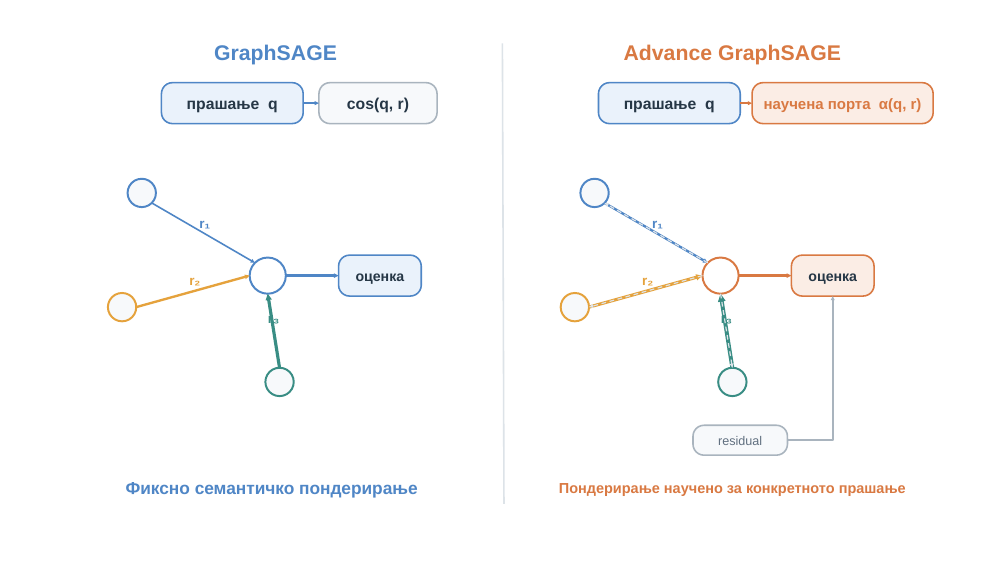
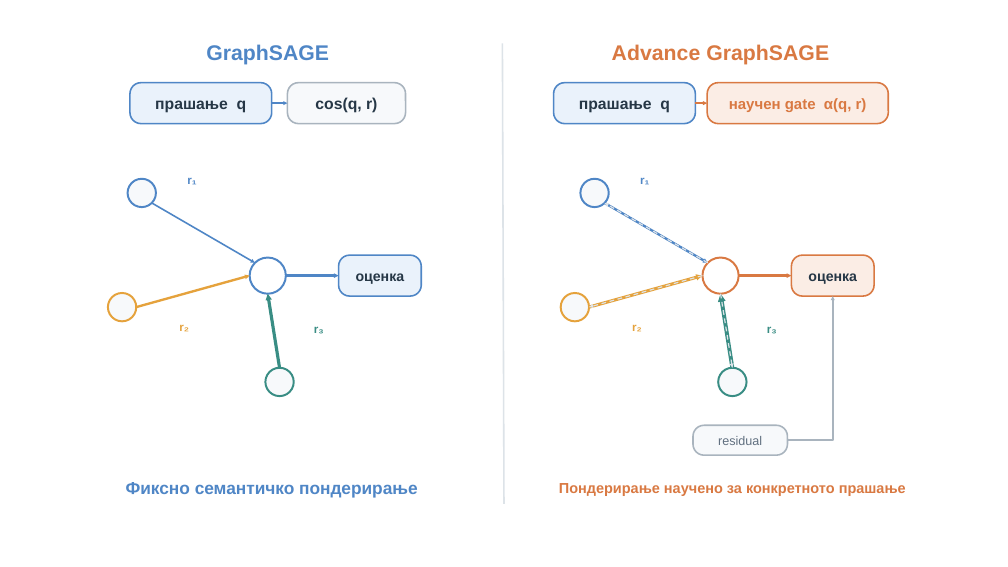
Before and after one commit to Itonkdong/graphragx, a slide deck: slide 3 of .codex-build/presentation-visuals/candidate.pptx. Drawn at 1008x567 pixels with LibreOffice and Linux fonts; fonts in the diff are those of the drawing. Boxes give left, top, right and bottom in pixels: in the first picture for what was removed or moved away, otherwise in the second. Text is boxed around its words. In the diff, an @@ line names an element or a change of style, - is before the commit and + after.

Commit message:
Update presentation content and visuals: refine terminology and adjust layout elements

```diff
--- a/.codex-build/presentation-visuals/candidate.pptx
+++ b/.codex-build/presentation-visuals/candidate.pptx
@@ text "GraphSAGE": place and size @@
-text "GraphSAGE" at [214, 44, 337, 65]
+text "GraphSAGE" at [206, 44, 329, 65]
@@ text "Advance GraphSAGE": place and size @@
-text "Advance GraphSAGE" at [624, 44, 841, 65]
+text "Advance GraphSAGE" at [612, 44, 829, 65]
@@ 2 rounded rectangles, 1 arrow: place and size @@
-2 rounded rectangles, 1 arrow at [599, 82, 934, 123]
+2 rounded rectangles, 1 arrow at [554, 82, 889, 123]
@@ 2 rounded rectangles, 1 arrow: place and size @@
-2 rounded rectangles, 1 arrow at [162, 82, 437, 123]
+2 rounded rectangles, 1 arrow at [130, 82, 405, 123]
@@ text in rounded rectangle at [729, 98, 867, 112]: text changed @@
-научена порта α(q, r)
+научен gate α(q, r)
@@ text "r₁": place and size @@
-text "r₁" at [199, 221, 210, 231]
+text "r₁" at [187, 178, 196, 185]
@@ text "r₁": place and size @@
-text "r₁" at [652, 221, 663, 231]
+text "r₁" at [640, 178, 649, 185]
@@ text "r₂": place and size @@
-text "r₂" at [189, 278, 200, 289]
+text "r₂" at [179, 325, 189, 332]
@@ text "r₃": place and size @@
-text "r₃" at [268, 312, 279, 326]
+text "r₃" at [314, 326, 324, 334]
@@ size 12.8 to 11 pt in 6 elements at [314, 326, 324, 334], [767, 326, 777, 334], [187, 178, 196, 185], [640, 178, 649, 185], [179, 325, 189, 332], [632, 325, 642, 332] @@
@@ text "r₂": place and size @@
-text "r₂" at [642, 278, 653, 289]
+text "r₂" at [632, 325, 642, 332]
@@ text "r₃": place and size @@
-text "r₃" at [721, 312, 732, 326]
+text "r₃" at [767, 326, 777, 334]
```
Also in this commit, not shown: 24 other files.
